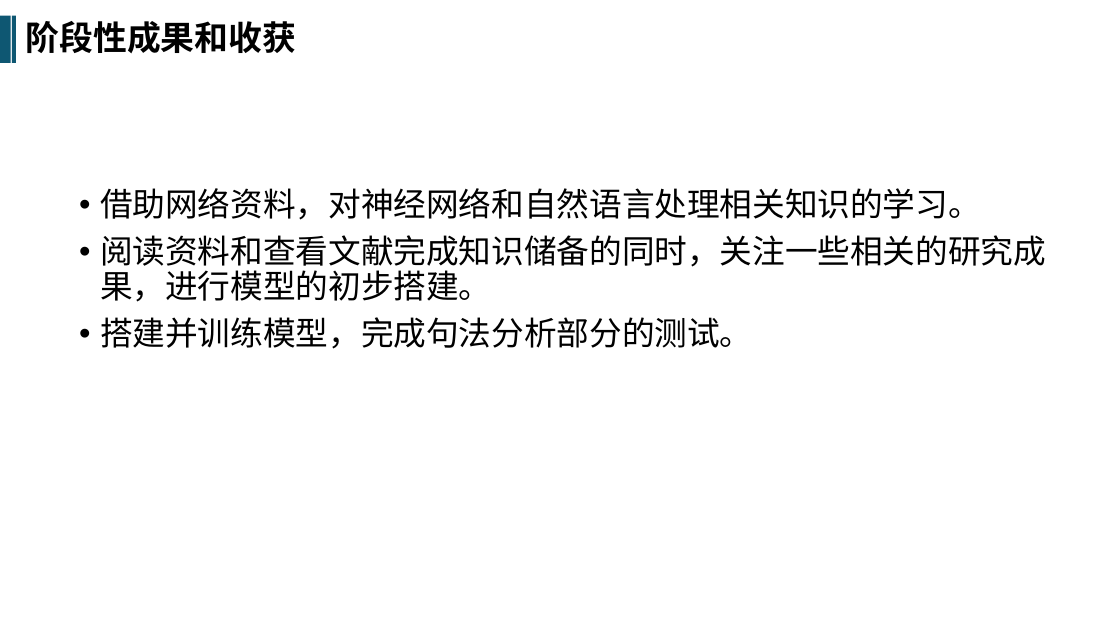
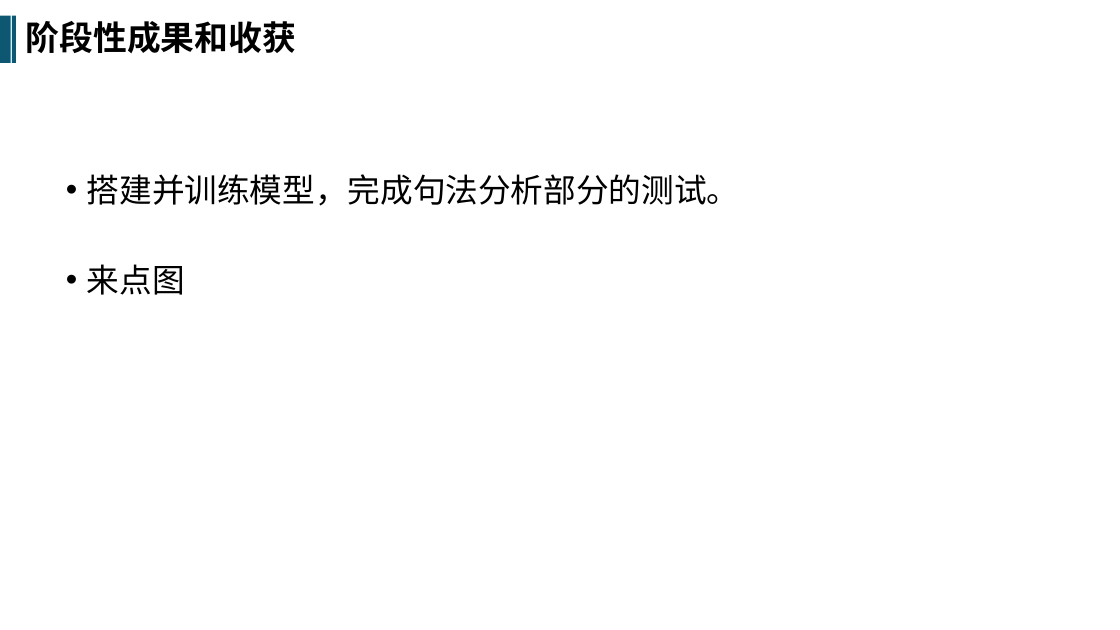
Before and after one commit to SRTPnsxjhw/SRTP, a slide deck: slide 3 of Notes_JHW/中期.pptx. Drawn at 1120x630 pixels with LibreOffice and Linux fonts; fonts in the diff are those of the drawing. Boxes give left, top, right and bottom in pixels: in the first picture for what was removed or moved away, otherwise in the second. Text is boxed around its words. In the diff, an @@ line names an element or a change of style, - is before the commit and + after.

```diff
--- a/Notes_JHW/中期.pptx
+++ b/Notes_JHW/中期.pptx
@@ text "搭建并训练模型，完成句法分析部分的测试。": place and size @@
-text "搭建并训练模型，完成句法分析部分的测试。" at [100,188,1046,349]
+text "搭建并训练模型，完成句法分析部分的测试。" at [87,174,739,295]
@@ text at [87,174,739,206]: line spacing 0.9 to 2 @@
@@ text at [100,188,1046,302]: paragraphs removed @@
-• 借助网络资料，对神经网络和自然语言处理相关知识的学习。
-• 阅读资料和查看文献完成知识储备的同时，关注一些相关的研究成果，进行模型的初步搭建。
@@ text at [87,264,185,295]: paragraph added @@
+• 来点图
```
Also in this commit, not shown: 2 other slides changed, 1 slide removed, 4 other files.
